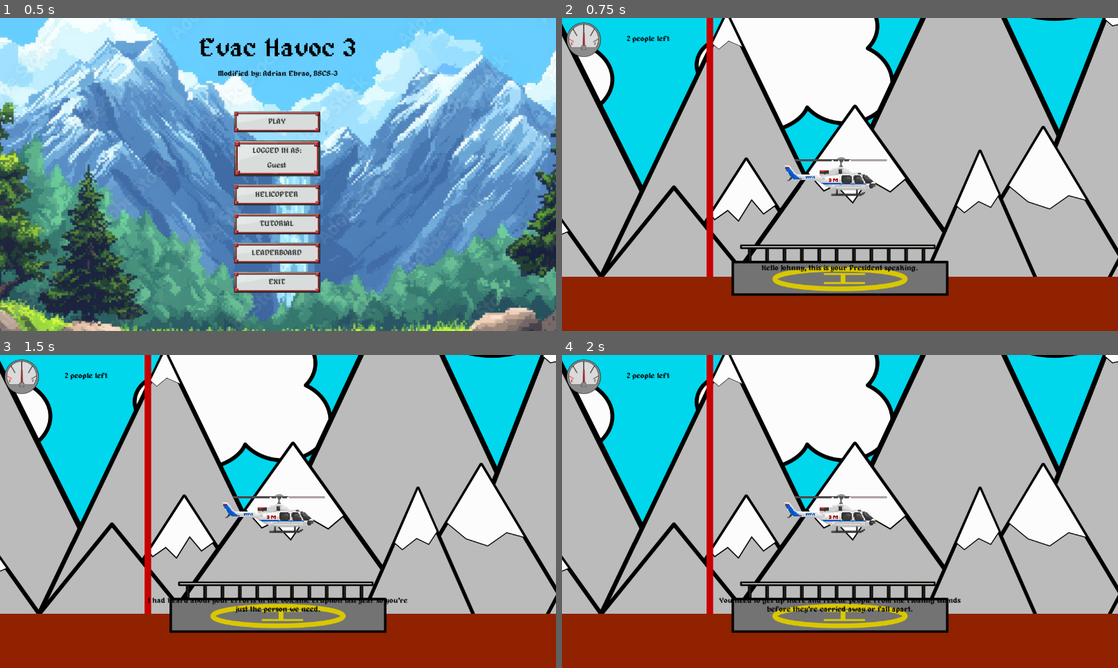
Above: before the commit, frames 1-4 (two rows, left to right).
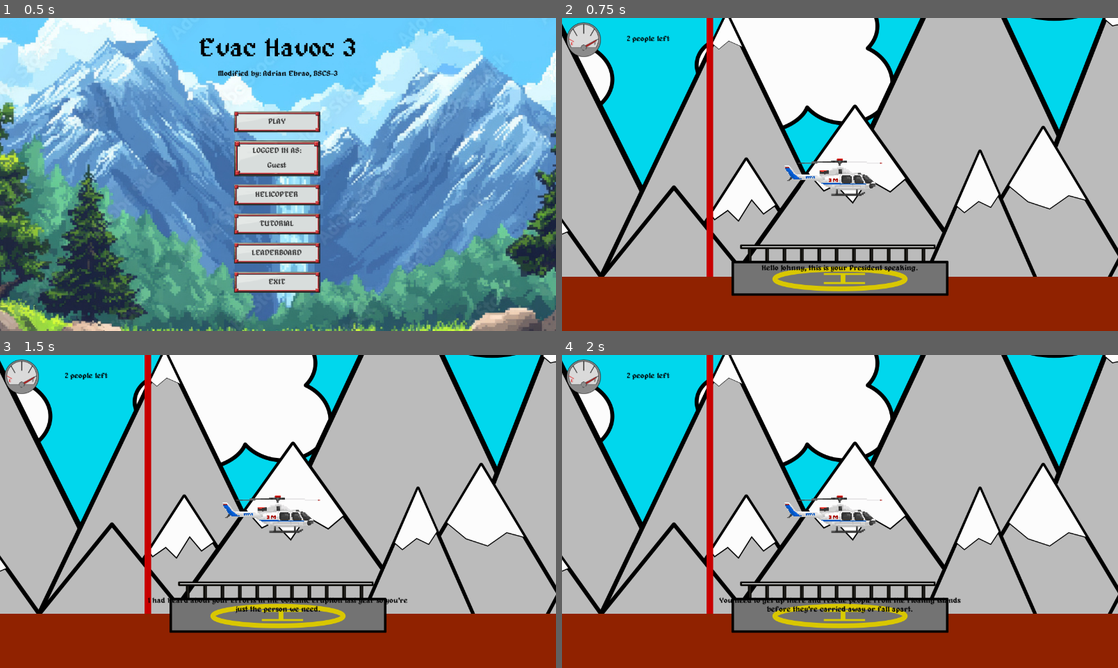
Above: after the commit, the same moments.

Repository: KeroPH/evac-havoc-3
Game: Godot game, scene res://scenes/menu.tscn
The game is run twice, just before and just after one commit, with the same random seed, the same clock (stepped at 60 frames per second) and the same inputs.
Inputs (mouse positions are in pixels of both pictures, inside the frame that each line leads up to):
- Up to frame 1 (0.5 s): no input
- Up to frame 2 (0.75 s): click "TUTORIAL" at 0.5 s
- Up to frame 3 (1.5 s): tap Enter at 1.25 s; drag from (278, 605) to (278, 502) at 1.27 s
- Up to frame 4 (2 s): no input

Frame 1 is identical in both runs. In frame 2, 0.2% of the frame differs, in the area x 3-59%, y 4-48%; in frame 3, 0.2%; in frame 4, 0.2%.

Commit message:
Enhance fuel management and debugging features across levels
- Added fuel_max_override and starting_fuel properties to level scenes for customizable fuel settings.
- Updated tutorial scene to streamline node definitions and improve readability.
- Enhanced gauge script to include smooth animation for needle movement and added debug logging options.
- Modified level_template script to apply fuel overrides and ensure proper player instance management.
- Introduced debug logging in player script to monitor fuel levels and emission cadence.
- Updated test_level script to initialize fuel gauge immediately based on current player fuel.

Diff:
--- a/assets/sprites/prop_frames.tres
+++ b/assets/sprites/prop_frames.tres
@@ -1,13 +1,13 @@
 [gd_resource type="SpriteFrames" load_steps=5 format=2]
 
-[ext_resource path="res://assets/helicopter_sprites/army_heli/rotor4.png" type="Texture" id=1]
-[ext_resource path="res://assets/helicopter_sprites/army_heli/rotor3.png" type="Texture" id=2]
-[ext_resource path="res://assets/helicopter_sprites/army_heli/rotor1.png" type="Texture" id=3]
-[ext_resource path="res://assets/helicopter_sprites/army_heli/rotor2.png" type="Texture" id=4]
+[ext_resource path="res://assets/helicopter_sprites/police_heli/rotor3.png" type="Texture" id=1]
+[ext_resource path="res://assets/helicopter_sprites/police_heli/rotor4.png" type="Texture" id=2]
+[ext_resource path="res://assets/helicopter_sprites/police_heli/rotor1.png" type="Texture" id=3]
+[ext_resource path="res://assets/helicopter_sprites/police_heli/rotor2.png" type="Texture" id=4]
 
 [resource]
 animations = [ {
-"frames": [ ExtResource( 3 ), ExtResource( 4 ), ExtResource( 2 ), ExtResource( 1 ), ExtResource( 2 ), ExtResource( 4 ) ],
+"frames": [ ExtResource( 3 ), ExtResource( 4 ), ExtResource( 1 ), ExtResource( 2 ), ExtResource( 1 ), ExtResource( 4 ) ],
 "loop": true,
 "name": "default",
 "speed": 10.0
--- a/scenes/helicopters/Army.tscn
+++ b/scenes/helicopters/Army.tscn
@@ -1,19 +1,32 @@
-[gd_scene load_steps=3 format=2]
+[gd_scene load_steps=8 format=2]
 
 [ext_resource path="res://scenes/player.tscn" type="PackedScene" id=1]
 [ext_resource path="res://assets/helicopter_sprites/army_heli/body.png" type="Texture" id=2]
+[ext_resource path="res://assets/helicopter_sprites/army_heli/rotor4.png" type="Texture" id=3]
+[ext_resource path="res://assets/helicopter_sprites/army_heli/rotor1.png" type="Texture" id=4]
+[ext_resource path="res://assets/helicopter_sprites/army_heli/rotor3.png" type="Texture" id=5]
+[ext_resource path="res://assets/helicopter_sprites/army_heli/rotor2.png" type="Texture" id=6]
+
+[sub_resource type="SpriteFrames" id=1]
+animations = [ {
+"frames": [ ExtResource( 4 ), ExtResource( 6 ), ExtResource( 5 ), ExtResource( 3 ), ExtResource( 5 ), ExtResource( 6 ) ],
+"loop": true,
+"name": "default",
+"speed": 10.0
+} ]
 
 [node name="player" instance=ExtResource( 1 )]
 
 [node name="body_sprite" parent="." index="0"]
 texture = ExtResource( 2 )
 
-[node name="body_shape" parent="." index="1"]
-visible = true
-
 [node name="shape" parent="top_prop" index="0"]
 visible = true
-position = Vector2( -135.784, -3.33252 )
+position = Vector2( -132.375, -2.18677 )
 
 [node name="sprite" parent="top_prop" index="1"]
-position = Vector2( -138.963, 3.02552 )
+position = Vector2( -135.555, 4.17126 )
+frames = SubResource( 1 )
+
+[node name="shape" parent="back_prop" index="0"]
+position = Vector2( -12.0563, 50.7249 )
--- a/scenes/helicopters/Police.tscn
+++ b/scenes/helicopters/Police.tscn
@@ -9,7 +9,6 @@
 scale = Vector2( 7.08288, 7.08288 )
 
 [node name="body_shape" parent="." index="1"]
-visible = true
 polygon = PoolVector2Array( 276.141, 98.1886, 234.813, 133.158, 183.949, 164.948, 158.517, 184.023, -60.8366, 180.844,  …(381 unchanged characters)…
 
 [node name="shape" parent="top_prop" index="0"]
--- a/scenes/levels/01.tscn
+++ b/scenes/levels/01.tscn
@@ -6,6 +6,8 @@
 
 [node name="level" instance=ExtResource( 1 )]
 next_scene = "res://scenes/levels/02.tscn"
+fuel_max_override = 200.0
+starting_fuel = 200.0
 
 [node name="TileMap" parent="islands" index="0" instance=ExtResource( 2 )]
 tile_data = PoolIntArray( -2228139, 0, 0, -2228138, 0, 327681, -2228137, 0, 2, -2162604, 0, 0, -2162603, 0, 327682, -21 …(21276 unchanged characters)…
--- a/scenes/levels/02.tscn
+++ b/scenes/levels/02.tscn
@@ -6,6 +6,8 @@
 
 [node name="level" instance=ExtResource( 3 )]
 next_scene = "res://scenes/levels/03.tscn"
+fuel_max_override = 300.0
+starting_fuel = 300.0
 
 [node name="TileMap" parent="islands" index="0" instance=ExtResource( 2 )]
 tile_data = PoolIntArray( -3932111, 0, 0, -3932110, 0, 327681, -3932109, 0, 1, -3932108, 0, 327681, -3932107, 0, 327681 …(27370 unchanged characters)…
--- a/scenes/levels/03.tscn
+++ b/scenes/levels/03.tscn
@@ -6,6 +6,8 @@
 
 [node name="level" instance=ExtResource( 3 )]
 next_scene = "res://scenes/levels/04.tscn"
+fuel_max_override = 350.0
+starting_fuel = 350.0
 
 [node name="TileMap" parent="islands" index="0" instance=ExtResource( 2 )]
 tile_data = PoolIntArray( -3276794, 0, 0, -3276793, 0, 1, -3276792, 0, 327681, -3276791, 0, 2, -3276781, 0, 0, -3276780 …(8217 unchanged characters)…
--- a/scenes/levels/04.tscn
+++ b/scenes/levels/04.tscn
@@ -5,6 +5,8 @@
 [ext_resource path="res://scenes/level_template.tscn" type="PackedScene" id=3]
 
 [node name="level" instance=ExtResource( 3 )]
+fuel_max_override = 400.0
+starting_fuel = 400.0
 
 [node name="TileMap" parent="islands" index="0" instance=ExtResource( 2 )]
 tile_data = PoolIntArray( -3932156, 0, 0, -3932155, 0, 1, -3932154, 0, 327681, -3932153, 0, 1, -3932152, 0, 2, -3866622 …(14055 unchanged characters)…
--- a/scenes/levels/tutorial.tscn
+++ b/scenes/levels/tutorial.tscn
@@ -4,7 +4,7 @@
 [ext_resource path="res://scenes/level_template.tscn" type="PackedScene" id=2]
 [ext_resource path="res://scenes/island01.tscn" type="PackedScene" id=3]
 
-[node name="level" index="0" instance=ExtResource( 2 )]
+[node name="level" instance=ExtResource( 2 )]
 dialogue_text = [ "Hello Johnny, this is your President speaking.", "I had heard about your efforts in the volcanic eru …(432 unchanged characters)…
 
 [node name="island" parent="islands" index="0" instance=ExtResource( 3 )]
@@ -19,12 +19,8 @@
 [node name="island4" parent="islands" index="3" instance=ExtResource( 3 )]
 position = Vector2( 1192.49, -1151.19 )
 
-[node name="person" parent="people" index="0" groups=[
-"people",
-] instance=ExtResource( 1 )]
+[node name="person" parent="people" index="0" groups=["people"] instance=ExtResource( 1 )]
 position = Vector2( 1171.84, -1347.36 )
 
-[node name="person2" parent="people" index="1" groups=[
-"people",
-] instance=ExtResource( 1 )]
+[node name="person2" parent="people" index="1" groups=["people"] instance=ExtResource( 1 )]
 position = Vector2( 3066.4, -211.654 )
--- a/scripts/gauge.gd
+++ b/scripts/gauge.gd
@@ -3,11 +3,45 @@
 const EMPTY_ANGLE : float = -PI / 3.0
 
 onready var needle = $needle
+export(bool) var debug_logs := false
+
+# Smooth animation toward target angle even if updates are bursty
+export(float) var follow_speed := 8.0 # larger = snappier
+var _target_angle := -EMPTY_ANGLE # start as full by default
+
+func _ready():
+	set_process(true)
+	# Fallback: try to auto-connect to a Player if the level hasn't yet
+	call_deferred("_auto_connect")
+
+func _auto_connect():
+	if get_tree() == null:
+		return
+	var root = get_tree().get_root()
+	if root == null:
+		return
+	var p = root.find_node("player", true, false)
+	if p != null and p.has_signal("remaining_fuel"):
+		if not p.is_connected("remaining_fuel", self, "_on_fuel_update"):
+			p.connect("remaining_fuel", self, "_on_fuel_update")
+		# Initialize to current fuel if properties exist
+		var fmax := 1.0
+		var fval := 1.0
+		if "fuel_max" in p:
+			fmax = max(0.001, float(p.fuel_max))
+		if "fuel" in p:
+			fval = clamp(float(p.fuel), 0.0, fmax)
+		_on_fuel_update(fval / fmax)
 
 func _on_fuel_update(percentage : float):
 	# Guard against invalid values
 	var pct := clamp(percentage, 0.0, 1.0)
-	needle.rotation = lerp_angle(EMPTY_ANGLE, -EMPTY_ANGLE, pct)
+	var rot := lerp_angle(EMPTY_ANGLE, -EMPTY_ANGLE, pct)
+	_target_angle = rot
+	# Snap immediately as well so first update reflects instantly
+	needle.rotation = rot
+	if debug_logs:
+		print("[gauge] pct=", String(pct), " rot=", String(rot))
 
 	# Play a warning beep when low on fuel; stop otherwise
 	if pct > 0.0 and pct < 0.15:
@@ -16,3 +50,9 @@
 	else:
 		if $warning_audio.playing:
 			$warning_audio.stop()
+
+func _process(delta):
+	# Continuously approach target angle for smoother and consistent motion
+	if is_instance_valid(needle):
+		var t := clamp(delta * follow_speed, 0.0, 1.0)
+		needle.rotation = lerp_angle(needle.rotation, _target_angle, t)
--- a/scripts/level_template.gd
+++ b/scripts/level_template.gd
@@ -6,6 +6,12 @@
 export var dialogue_text = []
 export var next_scene = "res://scenes/menu.tscn"
 export(PackedScene) var helicopter_scene
+
+# Optional per-level fuel overrides (-1 means use defaults from Player scene)
+export(float, -1, 100000) var fuel_max_override := -1.0
+export(float, -1, 100000) var starting_fuel := -1.0
+export(bool) var debug_logs := false
+var _dbg_accum := 0.0
 
 var remaining_people
 
@@ -27,14 +33,53 @@
 
 	if helicopter_scene != null:
 		var old_player = $player
-		var new_player = helicopter_scene.instance()
-		new_player.name = "player"
-		new_player.position = old_player.position
-		old_player.get_parent().add_child_below_node(old_player, new_player)
-		old_player.queue_free()
+		var candidate = helicopter_scene.instance()
+		var compatible := false
+		if candidate != null:
+			# Consider compatible if it emits the expected fuel signal (i.e., extends Player)
+			compatible = candidate.has_signal("remaining_fuel")
+		if compatible and is_instance_valid(old_player):
+			var parent = old_player.get_parent()
+			var pos = old_player.position
+			# Remove old first to avoid duplicate names; then add the new one as 'player'
+			parent.remove_child(old_player)
+			old_player.queue_free()
+			candidate.name = "player"
+			candidate.position = pos
+			parent.add_child(candidate)
+		else:
+			# Keep the original player if the selected scene is not a proper Player variant
+			if is_instance_valid(candidate):
+				candidate.queue_free()
 
-	# Connect gauge after we know which player is present
-	$player.connect("remaining_fuel", $ui/gauge, "_on_fuel_update")
+	# Connect gauge after we know which player is present and apply fuel overrides
+	var player = get_node_or_null("player")
+	var gauge = get_node_or_null("ui/gauge")
+	if player != null and player.has_signal("remaining_fuel") and gauge != null:
+		# Apply per-level overrides (safe even after Player._ready())
+		var fmax := float(player.fuel_max)
+		if fuel_max_override >= 0.0:
+			fmax = max(0.001, float(fuel_max_override))
+			player.fuel_max = fmax
+		var fval := fmax # default start full
+		if starting_fuel >= 0.0:
+			fval = clamp(float(starting_fuel), 0.0, fmax)
+		player.fuel = fval
+
+		player.connect("remaining_fuel", gauge, "_on_fuel_update")
+		# Also connect once more on the next idle frame to avoid timing edge cases
+		call_deferred("_deferred_connect")
+		# Initialize gauge to the actual starting fuel level
+		gauge._on_fuel_update(clamp(fval / max(0.001, fmax), 0.0, 1.0))
+	else:
+		push_warning("level_template: Player does not provide remaining_fuel signal; gauge will not update.")
+
+func _deferred_connect():
+	var player = get_node_or_null("player")
+	var gauge = get_node_or_null("ui/gauge")
+	if player != null and gauge != null:
+		if not player.is_connected("remaining_fuel", gauge, "_on_fuel_update"):
+			player.connect("remaining_fuel", gauge, "_on_fuel_update")
 	$helipad.connect("body_entered", self, "_on_helipad_land")
 	for person in get_tree().get_nodes_in_group("people"):
 		person.connect("person_saved", self, "_on_person_saved")
@@ -52,6 +97,23 @@
 func _process(delta):
 	if Input.is_action_just_pressed("ui_cancel"):
 		_pause_game()
+	if debug_logs:
+		_dbg_accum += delta
+		if _dbg_accum >= 0.5:
+			_dbg_accum = 0.0
+			var player = get_node_or_null("player")
+			var gauge = get_node_or_null("ui/gauge")
+			var connected := false
+			if player != null and gauge != null:
+				connected = player.is_connected("remaining_fuel", gauge, "_on_fuel_update")
+			var fmax := 1.0
+			var fval := 0.0
+			if player != null:
+				if "fuel_max" in player:
+					fmax = max(0.001, float(player.fuel_max))
+				if "fuel" in player:
+					fval = float(player.fuel)
+			print("[level] paused=", str(get_tree().paused), " connected=", str(connected), " fuel=", String(fval), "/", String(fmax))
 
 func _pause_game():
 	var pause_menu = PausePopup.instance()
--- a/scripts/player.gd
+++ b/scripts/player.gd
@@ -29,10 +29,17 @@
 var out_of_fuel : bool = false
 var crashed : bool = false
 
+# Debug
+export(bool) var debug_fuel := false
+var _dbg_accum := 0.0
+
 # Signals
 signal remaining_fuel
 
 func _ready():
+	# Ensure physics/process are enabled
+	set_physics_process(true)
+	set_process(true)
 	top_propeller.connect("body_entered", self, "_on_propeller_collide")
 	back_propeller.connect("body_entered", self, "_on_propeller_collide")
 	# Start with full fuel for this helicopter type
@@ -89,6 +96,13 @@
 
 	emit_signal("remaining_fuel", clamp(fuel / max(fuel_max, 0.001), 0.0, 1.0))
 
+	# Occasional debug to confirm emission cadence
+	if debug_fuel:
+		_dbg_accum += delta
+		if _dbg_accum >= 0.5:
+			_dbg_accum = 0.0
+			print("[player] fuel=", String(fuel), "/", String(fuel_max))
+
 func _on_propeller_collide(body):
 	if crashed or body == self:
 		return
--- a/scripts/test_level.gd
+++ b/scripts/test_level.gd
@@ -7,6 +7,11 @@
 
 func _ready():
 	player.connect("remaining_fuel", fuel_gauge, "_on_fuel_update")
+	# Initialize gauge immediately to current player fuel
+	if is_instance_valid(fuel_gauge):
+		var fmax = max(0.001, float(player.fuel_max))
+		var fval = float(player.fuel)
+		fuel_gauge._on_fuel_update(clamp(fval / fmax, 0.0, 1.0))
 	for person in get_tree().get_nodes_in_group("people"):
 		person.connect("person_saved", self, "_on_person_saved")
 
